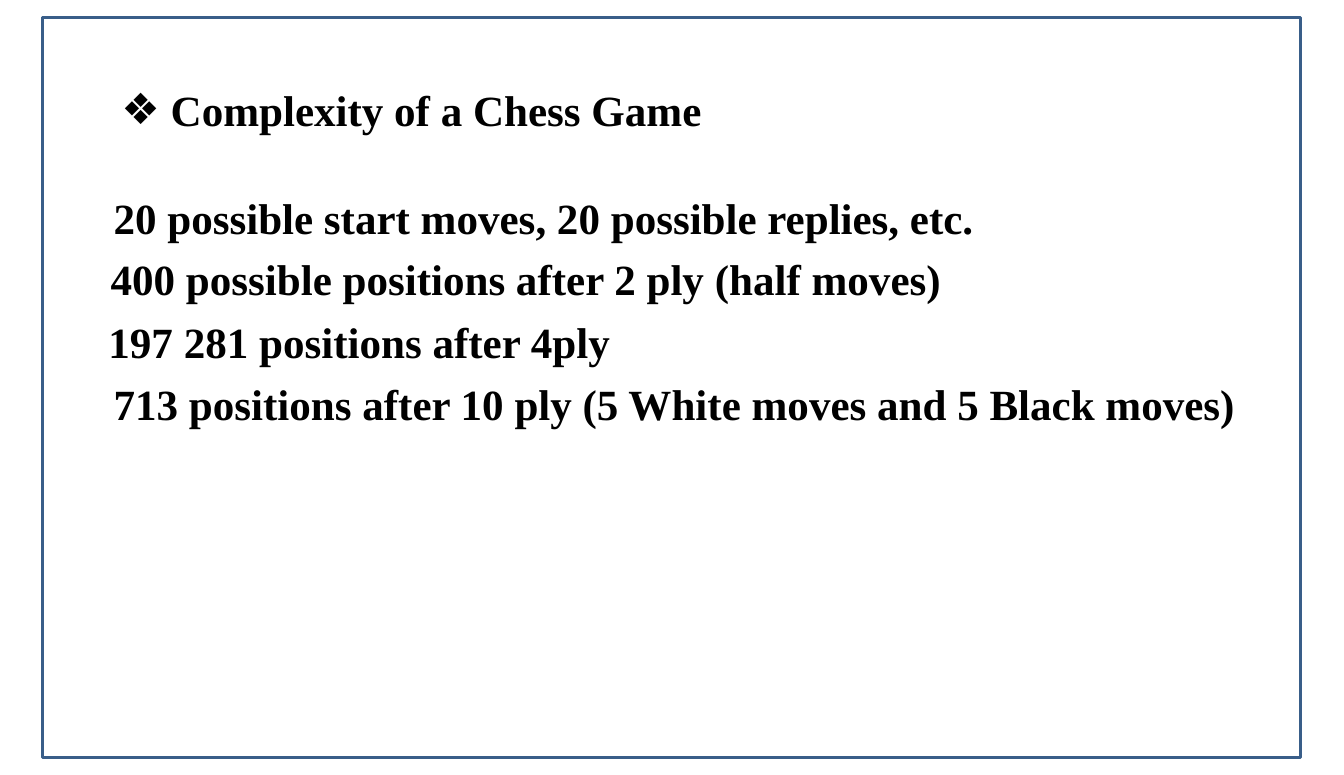
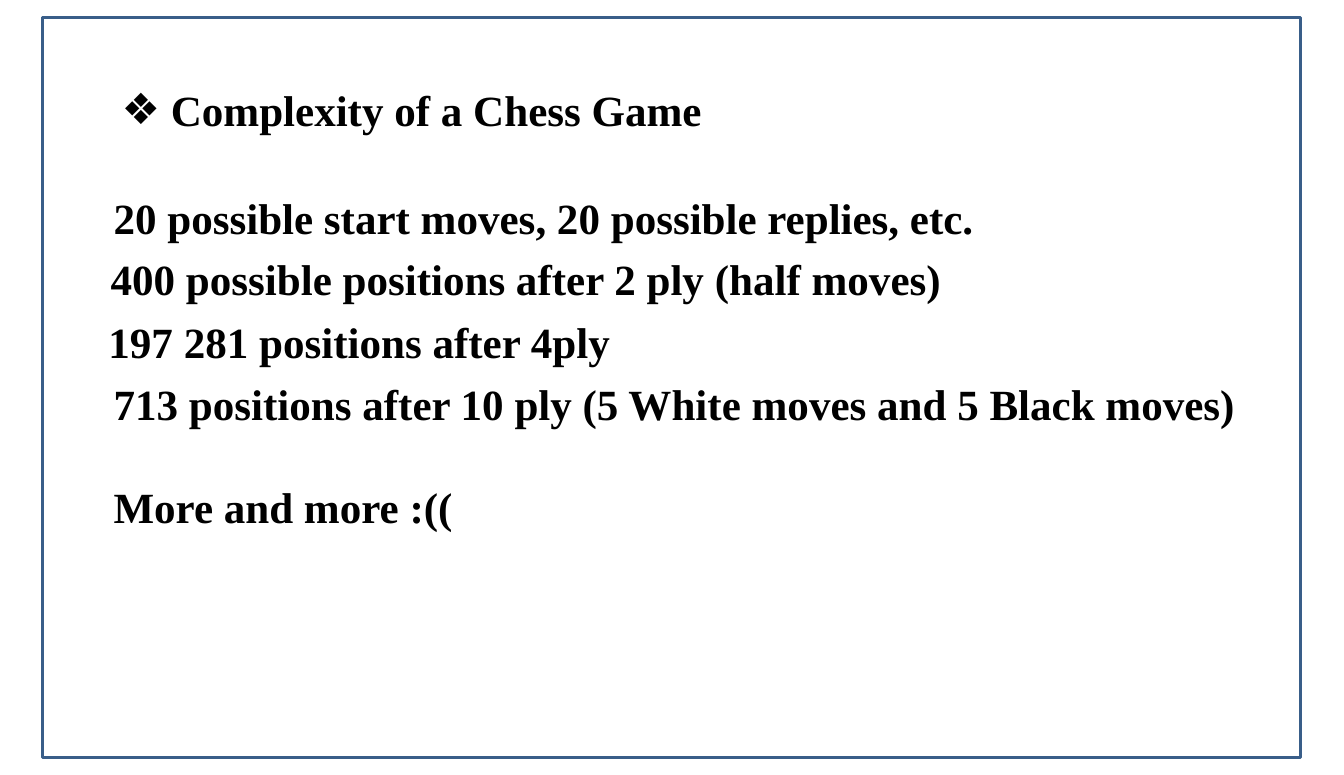
Before and after one commit to vduckute1812/AI, a slide deck: slide 20 of gameloft_present_chessgame.pptx (slide 15 before the commit). Drawn at 1344x775 pixels with LibreOffice and Linux fonts; fonts in the diff are those of the drawing; background and template pictures are left out. Boxes give left, top, right and bottom in pixels: in the first picture for what was removed or moved away, otherwise in the second. Text is boxed around its words. In the diff, an @@ line names an element or a change of style, - is before the commit and + after.

```diff
--- a/gameloft_present_chessgame.pptx
+++ b/gameloft_present_chessgame.pptx
@@ text at box(114, 493, 399, 524): paragraph added @@
+More and more :((
```
Also in this commit, not shown: 2 other slides changed, 8 slides added, 3 slides removed, 2 other files.
